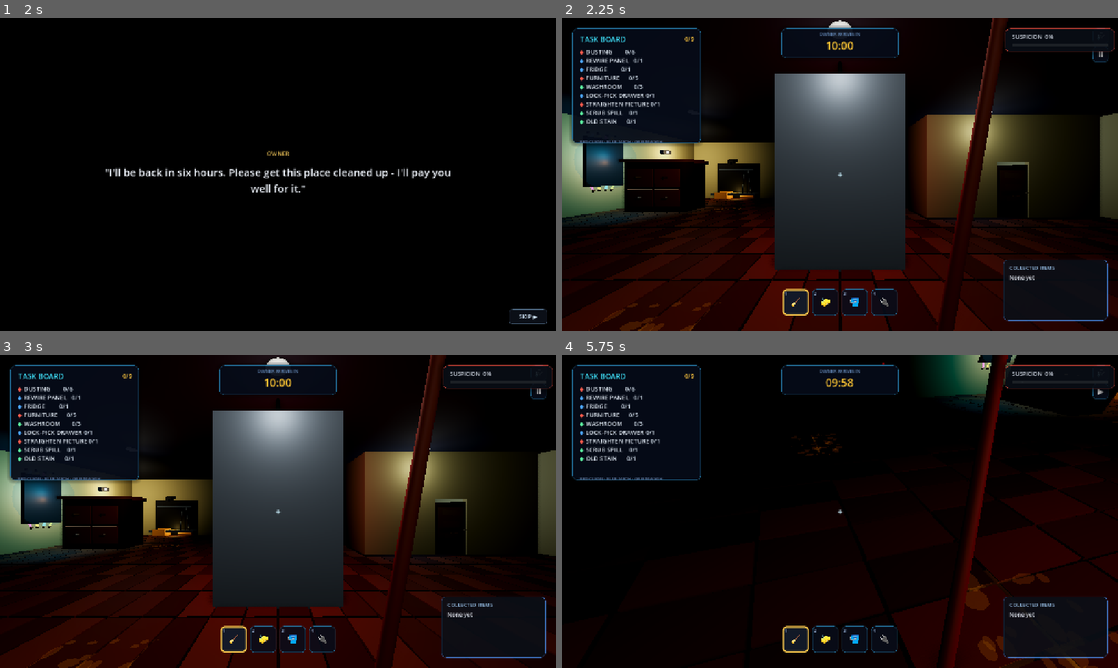
Above: before the commit, frames 1-4 (two rows, left to right).
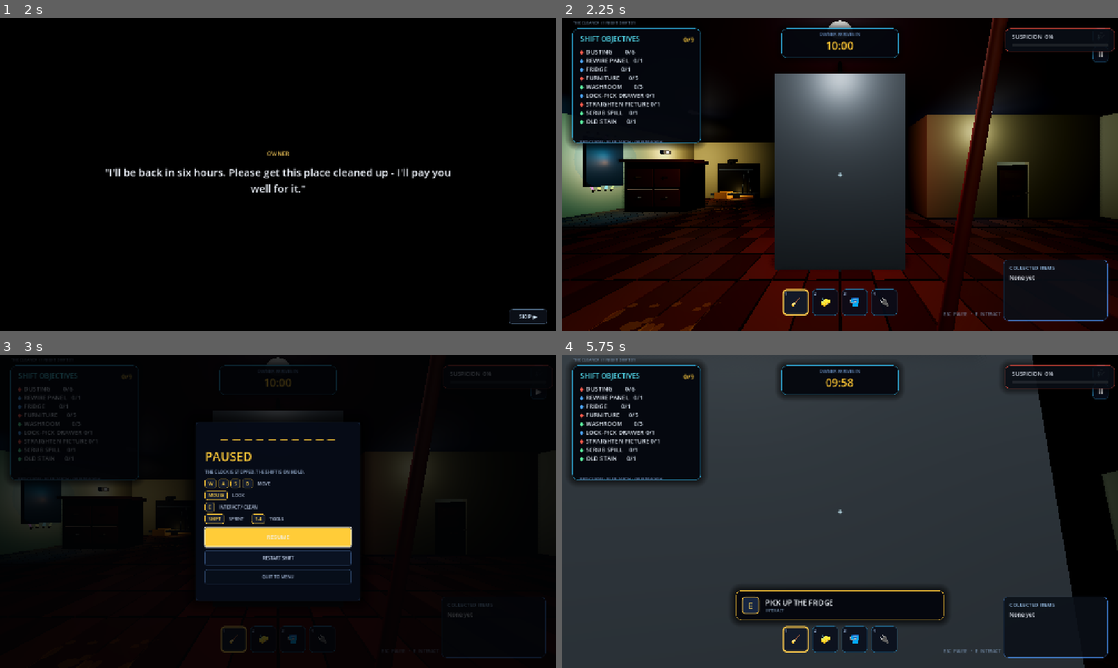
Above: after the commit, the same moments.

Repository: hisir-sys/buildathon-bdmi26-
Game: Godot game, scene res://scenes/start_menu.tscn
The game is run twice, just before and just after one commit, with the same random seed, the same clock (stepped at 60 frames per second) and the same inputs.
Inputs (mouse positions are in pixels of both pictures, inside the frame that each line leads up to):
- Up to frame 1 (2 s): click "START" at 0.5 s; click "START" at 1.25 s
- Up to frame 2 (2.25 s): click "SKIP ▶" at 2 s
- Up to frame 3 (3 s): click "Ⅱ" at 2.75 s
- Up to frame 4 (5.75 s): click "Ⅱ" (after the commit: "▶") at 3.5 s; click (840, 536) at 4.25 s, where only the run after the commit has a clickable "RESUME"; tap Enter (ui_accept) at 5, 5.27 s; move the mouse to (867, 511) at 5.02 s; hold W (move_forward) from 5.03 s (still down); hold E (interact) from 5.03 s (still down); click (867, 511) at 5.17 s

Frame 1 is identical in both runs. In frame 2, 1.1% of the frame differs, in the area x 0-79%, y 1-96%; in frame 3, 40%; in frame 4, 74%, in the area x 0-100%, y 0-100%.

Commit message:
PAUSE MENU 1

Diff:
--- a/scripts/dirty_door.gd
+++ b/scripts/dirty_door.gd
@@ -58,5 +58,11 @@
 	is_cleaning = true
 
 
+func stop_interaction() -> void:
+	if is_cleaned:
+		return
+	is_cleaning = false
+
+
 func toggle_open() -> void:
 	is_open = not is_open
--- a/scripts/dust_spot.gd
+++ b/scripts/dust_spot.gd
@@ -45,6 +45,12 @@
 		return
 
 	is_cleaning = true
+
+
+func stop_interaction() -> void:
+	if is_cleaned:
+		return
+	is_cleaning = false
 
 
 func _create_scattered_dust() -> void:
--- a/scripts/hud.gd
+++ b/scripts/hud.gd
@@ -32,6 +32,17 @@
 var suspicion_percent_label: Label
 const SUSPICION_BAR_WIDTH := 220.0
 
+# Premium HUD / pause overlay
+var pause_overlay: Control
+var pause_card: PanelContainer
+var pause_resume_button: Button
+var pause_hint_label: Label
+var interaction_subtitle: Label
+var interaction_progress_track: ColorRect
+var interaction_progress_fill: ColorRect
+var interaction_progress_value: float = 0.0
+var status_label: Label
+
 
 func _ready() -> void:
 	process_mode = Node.PROCESS_MODE_ALWAYS
@@ -42,18 +53,44 @@
 	_build_suspicion_meter()
 	_build_collected_items()
 	_build_toast()
+	_build_premium_hud()
+	_build_pause_menu()
 	if has_node("/root/SuspicionManager"):
 		get_node("/root/SuspicionManager").connect("suspicion_changed", set_suspicion)
 
 
 func set_interaction_prompt(prompt_text: String) -> void:
 	interaction_panel.visible = not prompt_text.is_empty()
-	if prompt_text.begins_with("E  "):
-		interaction_key_badge.visible = true
-		interaction_label.text = prompt_text.substr(3)
-	else:
-		interaction_key_badge.visible = false
-		interaction_label.text = prompt_text
+	if prompt_text.is_empty():
+		if interaction_progress_track != null:
+			interaction_progress_track.visible = false
+		return
+
+	var has_key_action := prompt_text.begins_with("E  ")
+	interaction_key_badge.visible = has_key_action
+	var clean_percent := -1
+	var percent_match := RegEx.new()
+	percent_match.compile("(\\d{1,3})%")
+	var match := percent_match.search(prompt_text)
+	if match != null:
+		clean_percent = int(match.get_string(1))
+
+	var display_text := prompt_text
+	if has_key_action:
+		display_text = prompt_text.substr(3)
+
+	var is_cleaning := clean_percent >= 0 or display_text.to_lower().contains("clean") or display_text.to_lower().contains("scrubb") or display_text.to_lower().contains("clear")
+	if interaction_label != null:
+		interaction_label.text = display_text
+		interaction_label.add_theme_color_override("font_color", Color(0.96, 0.98, 1.0, 1.0))
+	if interaction_subtitle != null:
+		interaction_subtitle.text = "HOLD E  •  CLEANING" if is_cleaning and clean_percent < 0 else ("CLEANING IN PROGRESS" if clean_percent >= 0 else "INTERACT")
+		interaction_subtitle.visible = true
+	if interaction_progress_track != null:
+		interaction_progress_track.visible = clean_percent >= 0
+		if clean_percent >= 0:
+			interaction_progress_fill.size.x = interaction_progress_track.size.x * clampf(float(clean_percent) / 100.0, 0.0, 1.0)
+			interaction_progress_value = float(clean_percent) / 100.0
 
 
 func set_task_counts(rows: Array) -> void:
@@ -125,9 +162,29 @@
 
 
 func _toggle_pause() -> void:
-	is_paused = not is_paused
-	get_tree().paused = is_paused
-	pause_button.text = "Ⅱ" if is_paused else "▶"
+	_set_paused(not is_paused)
+
+func _set_paused(value: bool) -> void:
+	is_paused = value
+	get_tree().paused = value
+	if pause_overlay != null:
+		pause_overlay.visible = value
+	if pause_resume_button != null:
+		if value:
+			pause_resume_button.grab_focus()
+		else:
+			pause_resume_button.release_focus()
+	if pause_button != null:
+		pause_button.text = "▶" if value else "Ⅱ"
+	Input.mouse_mode = Input.MOUSE_MODE_VISIBLE if value else Input.MOUSE_MODE_CAPTURED
+
+func toggle_pause() -> void:
+	_set_paused(not is_paused)
+
+func _unhandled_input(event: InputEvent) -> void:
+	if event.is_action_pressed("ui_cancel"):
+		_set_paused(not is_paused)
+		get_viewport().set_input_as_handled()
 
 
 func set_key_owned(has_key: bool) -> void:
@@ -337,3 +394,283 @@
 	toast_tween.tween_callback(func() -> void:
 		toast_panel.visible = false
 	)
+
+
+func _build_premium_hud() -> void:
+	# Refine existing HUD cards without changing the gameplay layout.
+	var task_board := get_node_or_null("TaskBoard") as Panel
+	if task_board != null:
+		var task_style := StyleBoxFlat.new()
+		task_style.bg_color = Color(0.018, 0.028, 0.055, 0.94)
+		task_style.border_color = Color(0.20, 0.72, 0.92, 0.38)
+		task_style.set_border_width_all(1)
+		task_style.set_corner_radius_all(12)
+		task_style.shadow_color = Color(0, 0, 0, 0.58)
+		task_style.shadow_size = 18
+		task_style.content_margin_left = 4
+		task_style.content_margin_right = 4
+		task_style.content_margin_top = 3
+		task_style.content_margin_bottom = 3
+		task_board.add_theme_stylebox_override("panel", task_style)
+
+	var title := task_board.get_node_or_null("Title") as Label
+	if title != null:
+		title.text = "SHIFT OBJECTIVES"
+		title.add_theme_font_size_override("font_size", 16)
+		title.add_theme_color_override("font_color", Color(0.35, 0.92, 1.0, 1))
+	var fraction := task_board.get_node_or_null("Fraction") as Label
+	if fraction != null:
+		fraction.add_theme_font_size_override("font_size", 15)
+		fraction.add_theme_color_override("font_color", Color(1.0, 0.80, 0.25, 1))
+
+	var timer_panel := get_node_or_null("TimerPanel") as Panel
+	if timer_panel != null:
+		var timer_style := StyleBoxFlat.new()
+		timer_style.bg_color = Color(0.018, 0.028, 0.055, 0.92)
+		timer_style.border_color = Color(0.20, 0.72, 0.92, 0.45)
+		timer_style.set_border_width_all(1)
+		timer_style.set_corner_radius_all(12)
+		timer_style.shadow_color = Color(0, 0, 0, 0.55)
+		timer_style.shadow_size = 16
+		timer_panel.add_theme_stylebox_override("panel", timer_style)
+
+	# Small mission tag.
+	var mission := Label.new()
+	mission.text = "THE CLEANER  //  NIGHT SHIFT 01"
+	mission.position = Vector2(26, 4)
+	mission.add_theme_font_size_override("font_size", 9)
+	mission.add_theme_color_override("font_color", Color(0.55, 0.68, 0.82, 0.75))
+	mission.mouse_filter = Control.MOUSE_FILTER_IGNORE
+	add_child(mission)
+
+	# Bottom-right status strip.
+	status_label = Label.new()
+	status_label.anchor_left = 1.0
+	status_label.anchor_right = 1.0
+	status_label.anchor_top = 1.0
+	status_label.anchor_bottom = 1.0
+	status_label.offset_left = -420
+	status_label.offset_right = -270
+	status_label.offset_top = -46
+	status_label.offset_bottom = -26
+	status_label.text = "ESC  PAUSE   •   E  INTERACT"
+	status_label.horizontal_alignment = HORIZONTAL_ALIGNMENT_RIGHT
+	status_label.add_theme_font_size_override("font_size", 10)
+	status_label.add_theme_color_override("font_color", Color(0.54, 0.66, 0.80, 0.72))
+	status_label.mouse_filter = Control.MOUSE_FILTER_IGNORE
+	add_child(status_label)
+
+	# Upgrade the interaction card.
+	var prompt := interaction_panel as Panel
+	if prompt != null:
+		var prompt_style := StyleBoxFlat.new()
+		prompt_style.bg_color = Color(0.018, 0.028, 0.055, 0.96)
+		prompt_style.border_color = Color(1.0, 0.78, 0.22, 0.55)
+		prompt_style.set_border_width_all(1)
+		prompt_style.set_corner_radius_all(12)
+		prompt_style.shadow_color = Color(0, 0, 0, 0.65)
+		prompt_style.shadow_size = 18
+		prompt.add_theme_stylebox_override("panel", prompt_style)
+		interaction_label.position = Vector2(68, 16)
+		interaction_label.add_theme_font_size_override("font_size", 16)
+		interaction_label.add_theme_color_override("font_color", Color(0.96, 0.98, 1, 1))
+		interaction_label.autowrap_mode = TextServer.AUTOWRAP_WORD_SMART
+		interaction_subtitle = Label.new()
+		interaction_subtitle.position = Vector2(68, 39)
+		interaction_subtitle.size = Vector2(398, 18)
+		interaction_subtitle.add_theme_font_size_override("font_size", 9)
+		interaction_subtitle.add_theme_color_override("font_color", Color(0.55, 0.67, 0.80, 0.9))
+		interaction_subtitle.mouse_filter = Control.MOUSE_FILTER_IGNORE
+		prompt.add_child(interaction_subtitle)
+
+		interaction_progress_track = ColorRect.new()
+		interaction_progress_track.position = Vector2(68, 58)
+		interaction_progress_track.size = Vector2(398, 3)
+		interaction_progress_track.color = Color(1, 1, 1, 0.08)
+		interaction_progress_track.mouse_filter = Control.MOUSE_FILTER_IGNORE
+		interaction_progress_track.clip_contents = true
+		prompt.add_child(interaction_progress_track)
+		interaction_progress_fill = ColorRect.new()
+		interaction_progress_fill.size = Vector2(0, 3)
+		interaction_progress_fill.color = Color(1.0, 0.78, 0.22, 1)
+		interaction_progress_fill.mouse_filter = Control.MOUSE_FILTER_IGNORE
+		interaction_progress_track.add_child(interaction_progress_fill)
+		interaction_progress_track.visible = false
+
+func _make_button_style(bg: Color, border: Color, radius: int = 6) -> StyleBoxFlat:
+	var style := StyleBoxFlat.new()
+	style.bg_color = bg
+	style.border_color = border
+	style.set_border_width_all(1)
+	style.set_corner_radius_all(radius)
+	style.content_margin_left = 14
+	style.content_margin_right = 14
+	style.content_margin_top = 10
+	style.content_margin_bottom = 10
+	return style
+
+func _make_key_chip(text_value: String) -> PanelContainer:
+	var chip := PanelContainer.new()
+	var style := _make_button_style(Color(0.08, 0.11, 0.18, 1), Color(0.98, 0.78, 0.22, 0.65), 4)
+	style.content_margin_left = 8
+	style.content_margin_right = 8
+	style.content_margin_top = 4
+	style.content_margin_bottom = 4
+	chip.add_theme_stylebox_override("panel", style)
+	var label := Label.new()
+	label.text = text_value
+	label.horizontal_alignment = HORIZONTAL_ALIGNMENT_CENTER
+	label.add_theme_font_size_override("font_size", 10)
+	label.add_theme_color_override("font_color", Color(1.0, 0.82, 0.28, 1))
+	chip.add_child(label)
+	return chip
+
+func _build_pause_menu() -> void:
+	pause_overlay = Control.new()
+	pause_overlay.name = "PauseOverlay"
+	pause_overlay.set_anchors_and_offsets_preset(Control.PRESET_FULL_RECT)
+	pause_overlay.mouse_filter = Control.MOUSE_FILTER_STOP
+	pause_overlay.process_mode = Node.PROCESS_MODE_ALWAYS
+	pause_overlay.visible = false
+	add_child(pause_overlay)
+
+	var dim := ColorRect.new()
+	dim.set_anchors_and_offsets_preset(Control.PRESET_FULL_RECT)
+	dim.color = Color(0.005, 0.009, 0.018, 0.78)
+	dim.mouse_filter = Control.MOUSE_FILTER_IGNORE
+	pause_overlay.add_child(dim)
+
+	pause_card = PanelContainer.new()
+	pause_card.anchor_left = 0.5
+	pause_card.anchor_right = 0.5
+	pause_card.anchor_top = 0.5
+	pause_card.anchor_bottom = 0.5
+	pause_card.offset_left = -190
+	pause_card.offset_right = 190
+	pause_card.offset_top = -205
+	pause_card.offset_bottom = 205
+	var card_style := StyleBoxFlat.new()
+	card_style.bg_color = Color(0.025, 0.045, 0.09, 0.98)
+	card_style.border_color = Color(0.16, 0.27, 0.42, 0.85)
+	card_style.set_border_width_all(1)
+	card_style.set_corner_radius_all(5)
+	card_style.shadow_color = Color(0, 0, 0, 0.7)
+	card_style.shadow_size = 30
+	card_style.content_margin_left = 22
+	card_style.content_margin_right = 22
+	card_style.content_margin_top = 24
+	card_style.content_margin_bottom = 18
+	pause_card.add_theme_stylebox_override("panel", card_style)
+	pause_overlay.add_child(pause_card)
+
+	var column := VBoxContainer.new()
+	column.add_theme_constant_override("separation", 9)
+	pause_card.add_child(column)
+
+	var hazard := Label.new()
+	hazard.text = "—  —  —  —  —  —  —  —  —  —"
+	hazard.add_theme_font_size_override("font_size", 18)
+	hazard.add_theme_color_override("font_color", Color(1.0, 0.80, 0.22, 1))
+	hazard.horizontal_alignment = HORIZONTAL_ALIGNMENT_CENTER
+	column.add_child(hazard)
+
+	var title := Label.new()
+	title.text = "PAUSED"
+	title.add_theme_font_size_override("font_size", 28)
+	title.add_theme_color_override("font_color", Color(1.0, 0.80, 0.22, 1))
+	column.add_child(title)
+
+	var subtitle := Label.new()
+	subtitle.text = "THE CLOCK IS STOPPED. THE SHIFT IS ON HOLD."
+	subtitle.add_theme_font_size_override("font_size", 10)
+	subtitle.add_theme_color_override("font_color", Color(0.56, 0.65, 0.77, 1))
+	subtitle.autowrap_mode = TextServer.AUTOWRAP_WORD_SMART
+	column.add_child(subtitle)
+
+	var controls := VBoxContainer.new()
+	controls.add_theme_constant_override("separation", 5)
+	column.add_child(controls)
+	var move_row := HBoxContainer.new()
+	move_row.add_theme_constant_override("separation", 5)
+	for key in ["W", "A", "S", "D"]:
+		move_row.add_child(_make_key_chip(key))
+	var move_label := Label.new()
+	move_label.text = "  MOVE"
+	move_label.add_theme_font_size_override("font_size", 10)
+	move_label.add_theme_color_override("font_color", Color(0.70, 0.76, 0.86, 1))
+	move_row.add_child(move_label)
+	controls.add_child(move_row)
+
+	var look_row := HBoxContainer.new()
+	look_row.add_theme_constant_override("separation", 5)
+	look_row.add_child(_make_key_chip("MOUSE"))
+	var look_label := Label.new()
+	look_label.text = "  LOOK"
+	look_label.add_theme_font_size_override("font_size", 10)
+	look_label.add_theme_color_override("font_color", Color(0.70, 0.76, 0.86, 1))
+	look_row.add_child(look_label)
+	controls.add_child(look_row)
+
+	var interact_row := HBoxContainer.new()
+	interact_row.add_theme_constant_override("separation", 5)
+	interact_row.add_child(_make_key_chip("E"))
+	var interact_label := Label.new()
+	interact_label.text = "  INTERACT / CLEAN"
+	interact_label.add_theme_font_size_override("font_size", 10)
+	interact_label.add_theme_color_override("font_color", Color(0.70, 0.76, 0.86, 1))
+	interact_row.add_child(interact_label)
+	controls.add_child(interact_row)
+
+	var utility_row := HBoxContainer.new()
+	utility_row.add_theme_constant_override("separation", 5)
+	utility_row.add_child(_make_key_chip("SHIFT"))
+	var util_label := Label.new()
+	util_label.text = "  SPRINT     "
+	util_label.add_theme_font_size_override("font_size", 10)
+	util_label.add_theme_color_override("font_color", Color(0.70, 0.76, 0.86, 1))
+	utility_row.add_child(util_label)
+	utility_row.add_child(_make_key_chip("1-4"))
+	var tools_label := Label.new()
+	tools_label.text = "  TOOLS"
+	tools_label.add_theme_font_size_override("font_size", 10)
+	tools_label.add_theme_color_override("font_color", Color(0.70, 0.76, 0.86, 1))
+	utility_row.add_child(tools_label)
+	controls.add_child(utility_row)
+
+	pause_resume_button = Button.new()
+	pause_resume_button.text = "RESUME"
+	pause_resume_button.custom_minimum_size = Vector2(0, 44)
+	pause_resume_button.add_theme_font_size_override("font_size", 13)
+	pause_resume_button.add_theme_color_override("font_color", Color(0.035, 0.05, 0.08, 1))
+	pause_resume_button.add_theme_stylebox_override("normal", _make_button_style(Color(1.0, 0.80, 0.22, 1), Color(1.0, 0.90, 0.50, 1), 3))
+	pause_resume_button.add_theme_stylebox_override("hover", _make_button_style(Color(1.0, 0.86, 0.35, 1), Color(1, 1, 1, 0.7), 3))
+	pause_resume_button.pressed.connect(func() -> void: _set_paused(false))
+	column.add_child(pause_resume_button)
+
+	var restart := Button.new()
+	restart.text = "RESTART SHIFT"
+	restart.custom_minimum_size = Vector2(0, 34)
+	restart.add_theme_font_size_override("font_size", 10)
+	restart.add_theme_color_override("font_color", Color(0.78, 0.84, 0.94, 1))
+	restart.add_theme_stylebox_override("normal", _make_button_style(Color(0.04, 0.07, 0.13, 1), Color(0.18, 0.28, 0.43, 1), 3))
+	restart.add_theme_stylebox_override("hover", _make_button_style(Color(0.07, 0.11, 0.19, 1), Color(0.28, 0.55, 0.78, 0.9), 3))
+	restart.pressed.connect(_restart_shift)
+	column.add_child(restart)
+
+	var quit := Button.new()
+	quit.text = "QUIT TO MENU"
+	quit.custom_minimum_size = Vector2(0, 34)
+	quit.add_theme_font_size_override("font_size", 10)
+	quit.add_theme_color_override("font_color", Color(0.60, 0.68, 0.80, 1))
+	quit.add_theme_stylebox_override("normal", _make_button_style(Color(0.03, 0.055, 0.10, 1), Color(0.14, 0.22, 0.34, 1), 3))
+	quit.add_theme_stylebox_override("hover", _make_button_style(Color(0.07, 0.10, 0.16, 1), Color(0.35, 0.45, 0.58, 0.9), 3))
+	quit.pressed.connect(_quit_to_menu)
+	column.add_child(quit)
+
+func _restart_shift() -> void:
+	_set_paused(false)
+	get_tree().reload_current_scene()
+
+func _quit_to_menu() -> void:
+	_set_paused(false)
+	get_tree().change_scene_to_file("res://scenes/start_menu.tscn")
--- a/scripts/interaction_raycast.gd
+++ b/scripts/interaction_raycast.gd
@@ -5,6 +5,7 @@
 
 var current_target: Node = null
 var last_prompt: String = ""
+var held_target: Node = null
 
 
 func _ready() -> void:
@@ -30,6 +31,11 @@
 	var next_prompt := ""
 	if next_target != null:
 		next_prompt = next_target.get_interaction_prompt()
+
+	if next_target != current_target and held_target != null:
+		if held_target.has_method("stop_interaction"):
+			held_target.stop_interaction()
+		held_target = null
 
 	if next_target == current_target and next_prompt == last_prompt:
 		return
@@ -68,8 +74,17 @@
 	if event.is_action_pressed("interact"):
 		if current_target != null and current_target.has_method("interact"):
 			current_target.interact()
+			if current_target.has_method("stop_interaction"):
+				held_target = current_target
 			interacted.emit(current_target)
 			get_viewport().set_input_as_handled()
+		return
+
+	if event.is_action_released("interact"):
+		if held_target != null and held_target.has_method("stop_interaction"):
+			held_target.stop_interaction()
+		held_target = null
+		get_viewport().set_input_as_handled()
 		return
 
 	if event.is_action_pressed("toggle_door"):
--- a/scripts/player_controller.gd
+++ b/scripts/player_controller.gd
@@ -41,10 +41,15 @@
 			head.rotation.x = camera_pitch
 
 	elif event.is_action_pressed("ui_cancel"):
-		if Input.mouse_mode == Input.MOUSE_MODE_CAPTURED:
-			Input.mouse_mode = Input.MOUSE_MODE_VISIBLE
+		var hud := get_node_or_null("../HUD")
+		if hud != null and hud.has_method("toggle_pause"):
+			hud.toggle_pause()
+			get_viewport().set_input_as_handled()
 		else:
-			Input.mouse_mode = Input.MOUSE_MODE_CAPTURED
+			if Input.mouse_mode == Input.MOUSE_MODE_CAPTURED:
+				Input.mouse_mode = Input.MOUSE_MODE_VISIBLE
+			else:
+				Input.mouse_mode = Input.MOUSE_MODE_CAPTURED
 
 	elif event is InputEventMouseButton:
 		if event.button_index == MOUSE_BUTTON_LEFT and event.pressed:
--- a/scripts/spider_web.gd
+++ b/scripts/spider_web.gd
@@ -48,6 +48,12 @@
 		return
 
 	is_cleaning = true
+
+
+func stop_interaction() -> void:
+	if is_cleared:
+		return
+	is_cleaning = false
 
 
 func _create_corner_web() -> void:
--- a/scripts/tasks/permanent_stain.gd
+++ b/scripts/tasks/permanent_stain.gd
@@ -60,6 +60,10 @@
 	_is_scrubbing = true
 
 
+func stop_interaction() -> void:
+	_is_scrubbing = false
+
+
 func _fire_clue() -> void:
 	var inner_voice := get_node_or_null("/root/InnerVoiceManager")
 	if inner_voice != null:
--- a/scripts/tasks/spill_cleaner.gd
+++ b/scripts/tasks/spill_cleaner.gd
@@ -58,6 +58,12 @@
 	_is_cleaning = true
 
 
+func stop_interaction() -> void:
+	if _is_cleaned:
+		return
+	_is_cleaning = false
+
+
 func _finish_clean() -> void:
 	_is_cleaning = false
 	_is_cleaned = true
Not shown, removed: scripts/autoload/ending_state_machine.gd.uid
Not shown, removed: scripts/autoload/inner_voice_manager.gd.uid
Not shown, removed: scripts/autoload/run_generator.gd.uid
Not shown, removed: scripts/autoload/suspicion_manager.gd.uid
Not shown, removed: scripts/choice_overlay.gd.uid
Not shown, removed: scripts/ending_screen.gd.uid
Not shown, removed: scripts/game_flow.gd.uid
Not shown, removed: scripts/key_pickup.gd.uid
Not shown, removed: scripts/start_menu.gd.uid
Not shown, removed: scripts/study_backdrop.gd.uid
Not shown, removed: scripts/tasks/crooked_picture.gd.uid
Not shown, removed: scripts/tasks/lock_pick_drawer.gd.uid
(and 7 more such lines)
